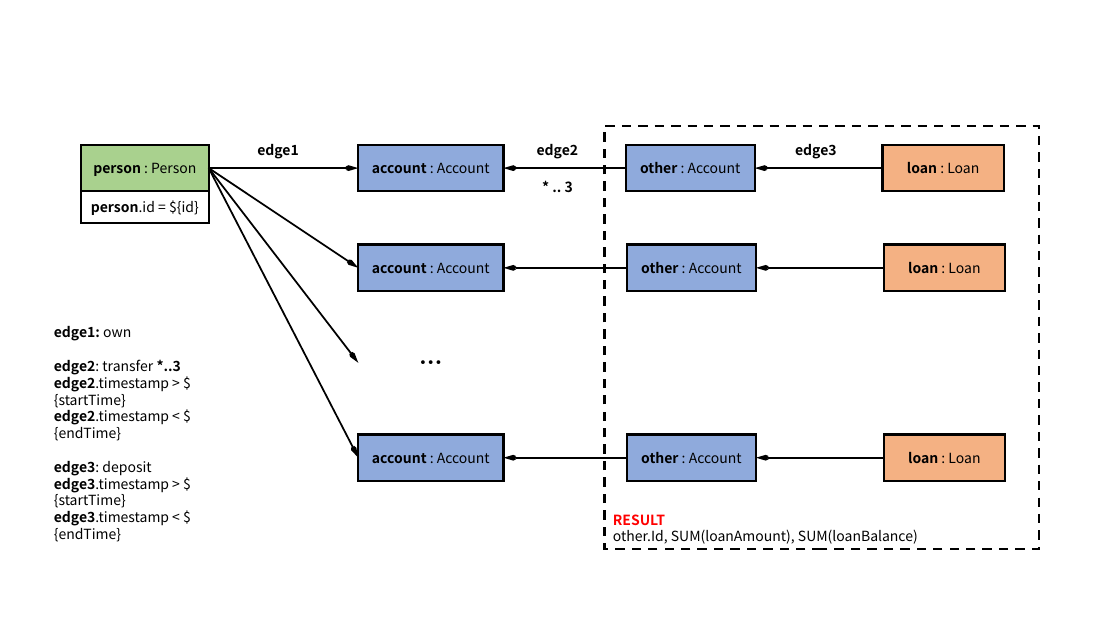
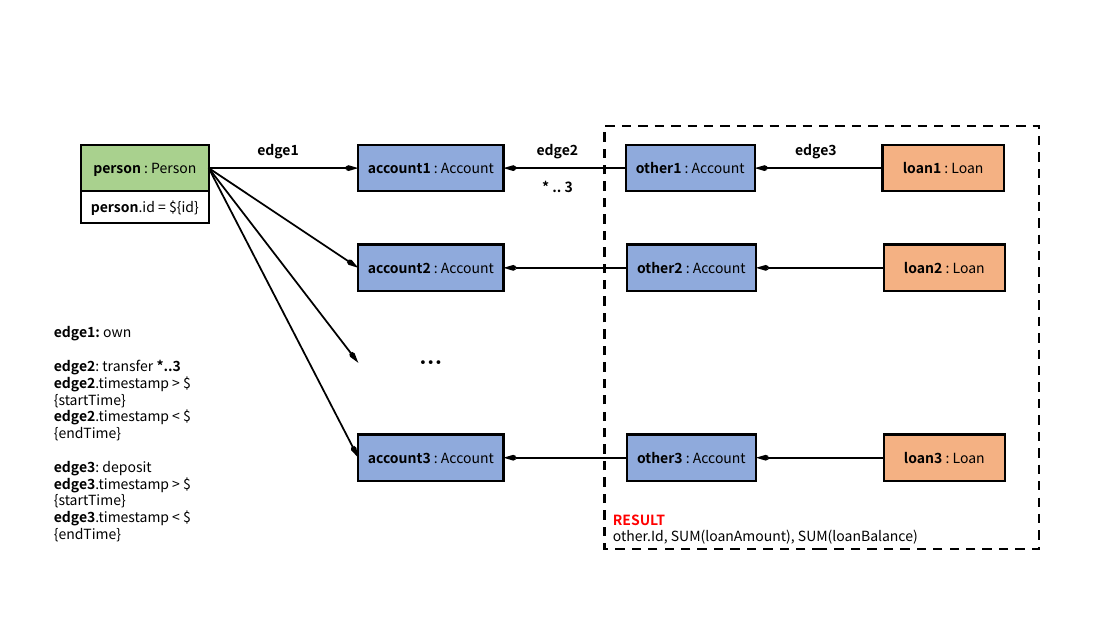
Before and after one commit to ldbc/ldbc_finbench_docs, a slide deck: slide 2 of patterns/transaction-complex-read.pptx. Drawn at 1120x630 pixels with LibreOffice and Linux fonts; fonts in the diff are those of the drawing. Boxes give left, top, right and bottom in pixels: in the first picture for what was removed or moved away, otherwise in the second. Text is boxed around its words. In the diff, an @@ line names an element or a change of style, - is before the commit and + after.

```diff
--- a/patterns/transaction-complex-read.pptx
+++ b/patterns/transaction-complex-read.pptx
@@ text in rectangle at [368, 162, 494, 173]: text changed; bold on @@
-account : Account
+account1 : Account
@@ text in rectangle at [636, 162, 745, 173]: text changed @@
-other : Account
+other1 : Account
@@ text in rectangle at [903, 162, 983, 173]: text changed; bold on @@
-loan : Loan
+loan1 : Loan
@@ text in rectangle at [368, 262, 494, 273]: text changed; bold on @@
-account : Account
+account2 : Account
@@ text in rectangle at [637, 262, 746, 273]: text changed @@
-other : Account
+other2 : Account
@@ text in rectangle at [904, 262, 985, 273]: text changed; bold on @@
-loan : Loan
+loan2 : Loan
@@ text in rectangle at [368, 452, 494, 463]: text changed; bold on @@
-account : Account
+account3 : Account
@@ text in rectangle at [637, 452, 746, 463]: text changed @@
-other : Account
+other3 : Account
@@ text in rectangle at [904, 452, 985, 463]: text changed; bold on @@
-loan : Loan
+loan3 : Loan
```
Also in this commit, not shown: 7 other slides changed, 43 other files.
